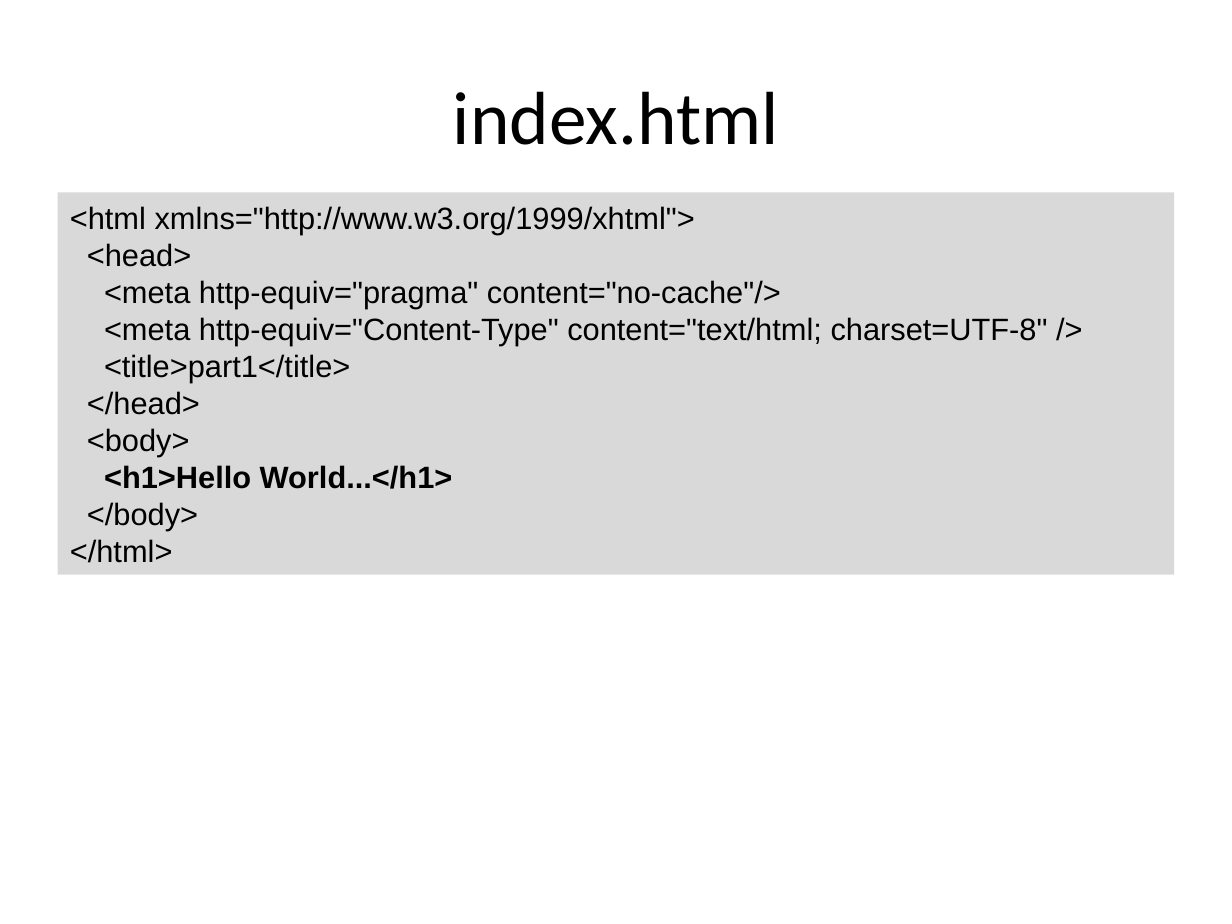
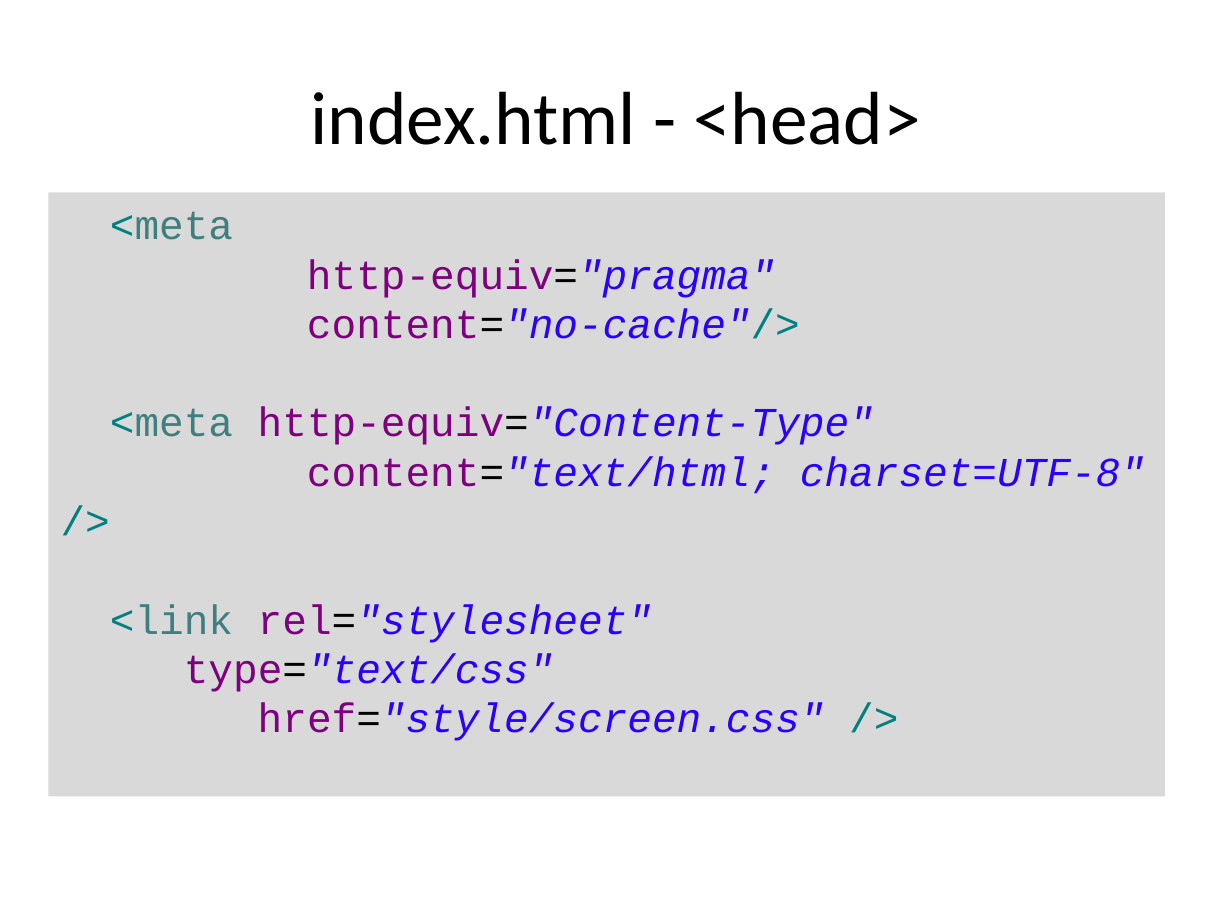
Before and after one commit to ibrahimabdelkhaleq/wooki, a slide deck: slide 12 of tutorials/firstWidget.odp (slide 11 before the commit). Drawn at 1232x924 pixels with LibreOffice and Linux fonts; fonts in the diff are those of the drawing. Boxes give left, top, right and bottom in pixels: in the first picture for what was removed or moved away, otherwise in the second. Text is boxed around its words. In the diff, an @@ line names an element or a change of style, - is before the commit and + after.

```diff
--- a/tutorials/firstWidget.odp
+++ b/tutorials/firstWidget.odp
@@ title at (310,91,920,145): text changed @@
-index.html
+index.html - <head>
@@ rectangle "<meta": place and size @@
-rectangle "<meta" at (58,192,1174,574)
+rectangle "<meta" at (48,192,1164,796)
@@ text in rectangle at (110,211,1145,741): text changed; size 18 to 24 pt; font Arial to Courier New; text colour #000000 to #2A00FF; italic on @@
-<html xmlns="http://www.w3.org/1999/xhtml">
-<head>
-<meta http-equiv="pragma" content="no-cache"/>
-<meta http-equiv="Content-Type" content="text/html; charset=UTF-8" />
-<title>part1</title>
-</head>
-<body>
-<h1>Hello World...</h1>
-</body>
-</html>
+<meta
+http-equiv="pragma"
+content="no-cache"/>
+<meta http-equiv="Content-Type"
+content="text/html; charset=UTF-8" />
+<link rel="stylesheet"
+type="text/css"
+href="style/screen.css" />
```
Also in this commit, not shown: 3 other slides changed, 9 slides added, 3 slides removed.
